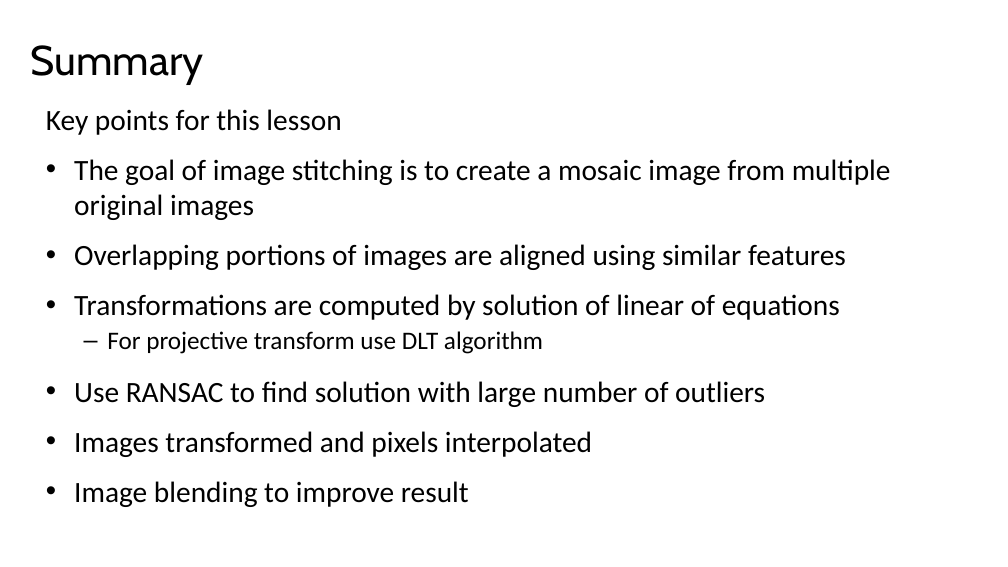
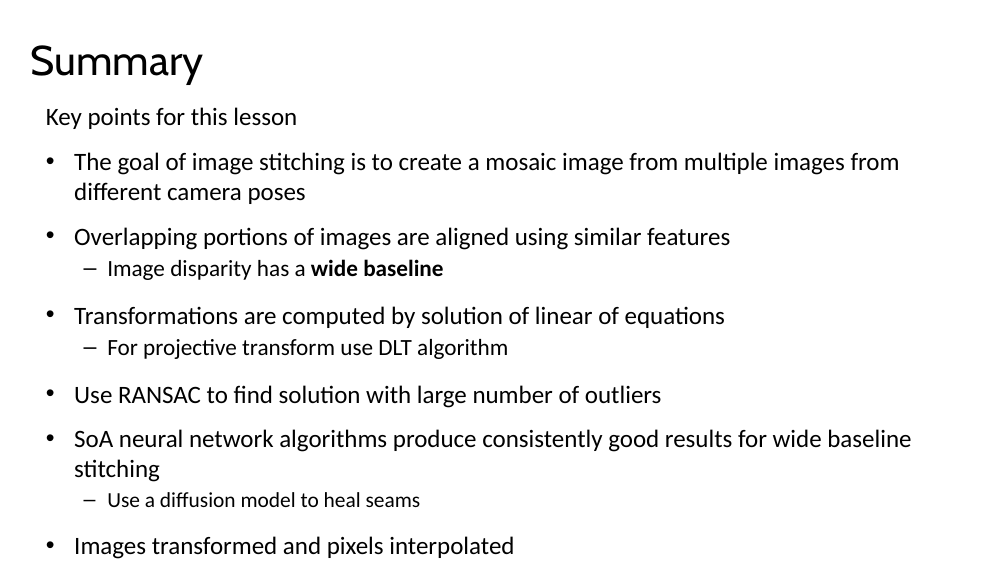
Before and after one commit to StephenElston/CSCI-E25, a slide deck: slide 75 of Slides/13_ImageStitching.pptx. Drawn at 1008x567 pixels with LibreOffice and Linux fonts; fonts in the diff are those of the drawing. Boxes give left, top, right and bottom in pixels: in the first picture for what was removed or moved away, otherwise in the second. Text is boxed around its words. In the diff, an @@ line names an element or a change of style, - is before the commit and + after.

Commit message:
Updated slides, corrected typos

```diff
--- a/Slides/13_ImageStitching.pptx
+++ b/Slides/13_ImageStitching.pptx
@@ text at [46,107,730,559]: size 28 to 23.8 pt in "Key points for this lesson", "Overlapping portions of images are aligned using ...", "Transformations are computed by solution of linear ...", "Use RANSAC to find solution with large ..." and 2 more places; size 24 to 22.1 pt in "For projective transform use DLT algorithm" @@
@@ text at [74,152,900,204]: text changed; size 28 to 23.8 pt @@
-• The goal of image stitching is to create a mosaic image from multiple original images
+• The goal of image stitching is to create a mosaic image from multiple images from different camera poses
@@ text at [107,259,443,280]: paragraph added @@
+  – Image disparity has a wide baseline
@@ text at [74,429,911,507]: paragraphs added @@
+• SoA neural network algorithms produce consistently good results for wide baseline stitching
+  – Use a diffusion model to heal seams
```
Also in this commit, not shown: 3 other slides changed.
